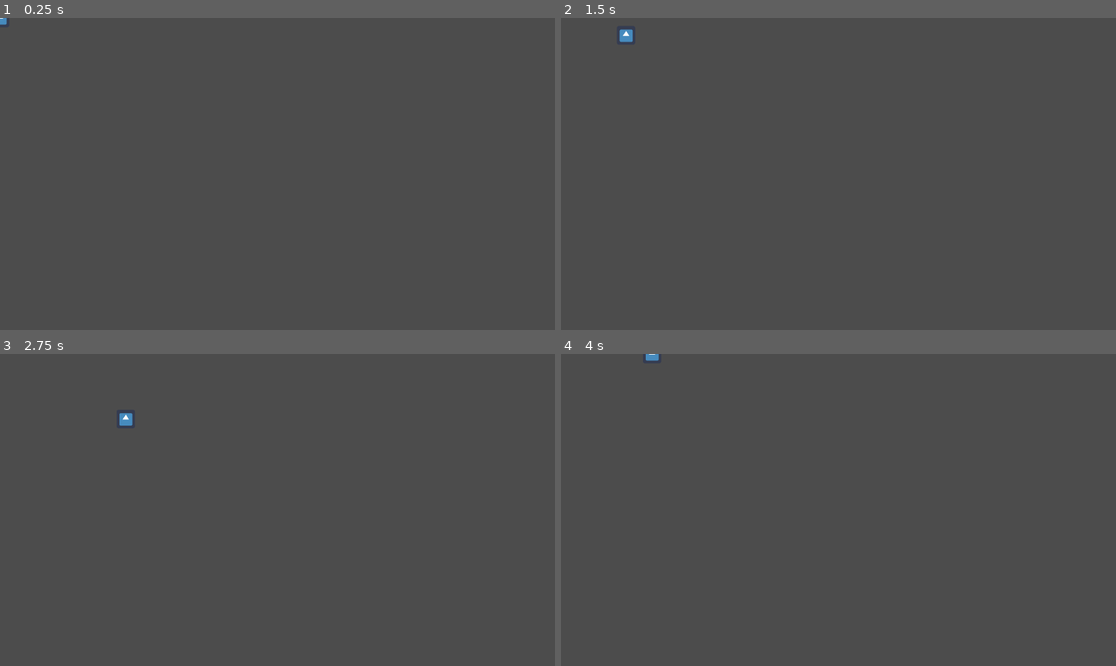
Above: before the commit, frames 1-4 (two rows, left to right).
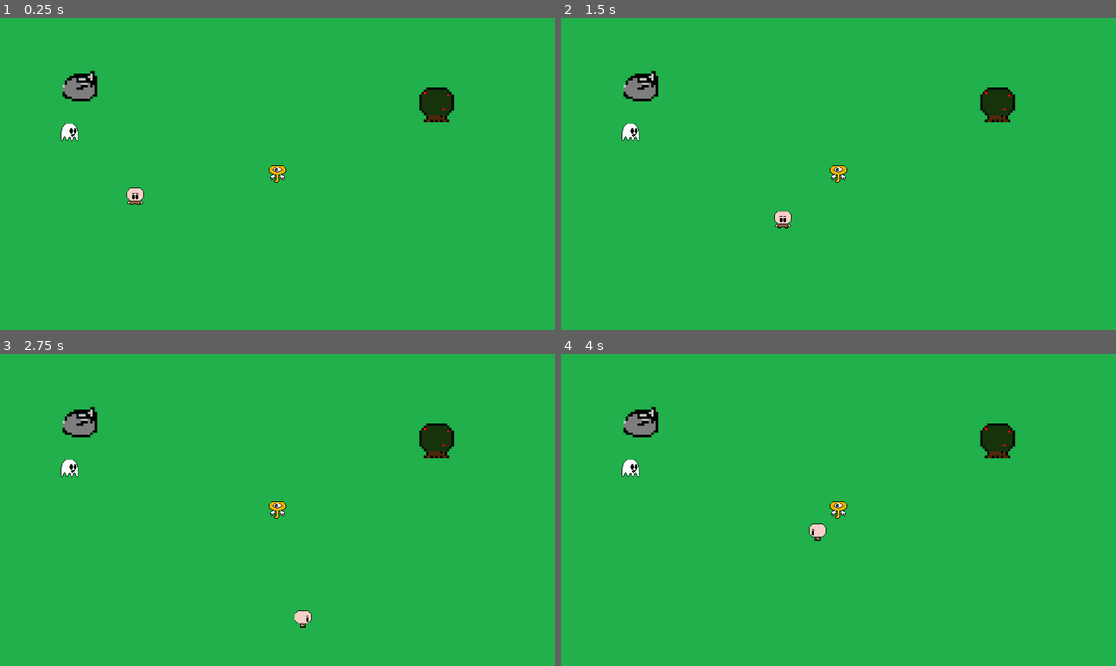
Above: after the commit, the same moments.

Repository: GameJams-fiwon123/GameD3v-OBSESSAO
Game: Godot game, scene res://Scenes/Level1.tscn
Same seed, same stepped clock (60 frames per second), same inputs: the game is played once before the commit and once after it. Before the commit the project starts from res://Scenes/Player.tscn. The engine's default icon, where the game draws it, is replaced by a stand-in: a white triangle on a blue panel in a dark square.
Inputs:
- Up to frame 1 (0.25 s): no input
- Up to frame 2 (1.5 s): tap Enter at 0.5 s; hold D (right) 0.53-1.28 s; hold S (down) from 1.28 s (still down)
- Up to frame 3 (2.75 s): release S (down) at 2.03 s; hold D (right) from 2.03 s (still down)
- Up to frame 4 (4 s): release D (right) at 2.78 s; hold W (up) 2.78-3.53 s; hold A (left) from 3.53 s (still down)

The runs differ from the first frame. In frame 1, 100% of the frame differs, in the area x 0-100%, y 0-100%; in frame 2, 100%; in frame 3, 100%; in frame 4, 100%.
Error after the commit: Invalid get index '0' (on base: 'PoolVector2Array'). (res://Scripts/Key.gd:28)

Commit message:
ghost, key and player base completed

Diff:
--- /dev/null
+++ b/obsessao/Scenes/Ghost.tscn
@@ -0,0 +1,18 @@
+[gd_scene load_steps=4 format=2]
+
+[ext_resource path="res://Scripts/Ghost.gd" type="Script" id=1]
+[ext_resource path="res://GFX/Perseguidor.png" type="Texture" id=2]
+
+[sub_resource type="RectangleShape2D" id=1]
+extents = Vector2( 12.3838, 7.53874 )
+
+[node name="Ghost" type="KinematicBody2D"]
+script = ExtResource( 1 )
+
+[node name="Sprite" type="Sprite" parent="."]
+scale = Vector2( 0.05, 0.05 )
+texture = ExtResource( 2 )
+
+[node name="CollisionShape2D" type="CollisionShape2D" parent="."]
+position = Vector2( -0.174828, 5.24472 )
+shape = SubResource( 1 )
--- /dev/null
+++ b/obsessao/Scenes/Key.tscn
@@ -0,0 +1,18 @@
+[gd_scene load_steps=4 format=2]
+
+[ext_resource path="res://Scripts/Key.gd" type="Script" id=1]
+[ext_resource path="res://GFX/Item_perseguido.png" type="Texture" id=2]
+
+[sub_resource type="RectangleShape2D" id=1]
+extents = Vector2( 9.30023, 10.2446 )
+
+[node name="Key" type="KinematicBody2D"]
+script = ExtResource( 1 )
+
+[node name="Sprite" type="Sprite" parent="."]
+scale = Vector2( 0.05, 0.05 )
+texture = ExtResource( 2 )
+
+[node name="CollisionShape2D" type="CollisionShape2D" parent="."]
+position = Vector2( -0.0404167, -0.351236 )
+shape = SubResource( 1 )
--- /dev/null
+++ b/obsessao/Scenes/Level1.tscn
@@ -0,0 +1,71 @@
+[gd_scene load_steps=8 format=2]
+
+[ext_resource path="res://GFX/cenario_teste.png" type="Texture" id=1]
+[ext_resource path="res://Scripts/Navigation2D.gd" type="Script" id=2]
+[ext_resource path="res://Scripts/Destinations.gd" type="Script" id=3]
+[ext_resource path="res://Scenes/Player.tscn" type="PackedScene" id=4]
+[ext_resource path="res://Scenes/Key.tscn" type="PackedScene" id=5]
+[ext_resource path="res://Scenes/Ghost.tscn" type="PackedScene" id=6]
+
+[sub_resource type="NavigationPolygon" id=1]
+vertices = PoolVector2Array( 402.823, 97.6448, 2108.87, 62.7904, 1893.56, 977.33, 199.818, 969.128 )
+polygons = [ PoolIntArray( 0, 1, 2, 3 ) ]
+outlines = [ PoolVector2Array( 402.823, 97.6448, 2108.87, 62.7904, 1893.56, 977.33, 199.818, 969.128 ) ]
+
+[node name="Level1" type="Node2D"]
+
+[node name="Background" type="Sprite" parent="."]
+texture = ExtResource( 1 )
+centered = false
+
+[node name="Navigation2D" type="Navigation2D" parent="."]
+script = ExtResource( 2 )
+
+[node name="NavigationPolygonInstance" type="NavigationPolygonInstance" parent="Navigation2D"]
+navpoly = SubResource( 1 )
+
+[node name="Destinations" type="Node2D" parent="Navigation2D"]
+script = ExtResource( 3 )
+
+[node name="Position2D" type="Position2D" parent="Navigation2D/Destinations"]
+position = Vector2( 1031.42, 274.772 )
+
+[node name="Position2D2" type="Position2D" parent="Navigation2D/Destinations"]
+position = Vector2( 1281.59, 467.523 )
+
+[node name="Position2D3" type="Position2D" parent="Navigation2D/Destinations"]
+position = Vector2( 1580.96, 326.036 )
+
+[node name="Position2D4" type="Position2D" parent="Navigation2D/Destinations"]
+position = Vector2( 1098.54, 765.352 )
+
+[node name="Position2D6" type="Position2D" parent="Navigation2D/Destinations"]
+position = Vector2( 1416.38, 798.161 )
+
+[node name="Position2D7" type="Position2D" parent="Navigation2D/Destinations"]
+position = Vector2( 1736.26, 705.887 )
+
+[node name="Position2D5" type="Position2D" parent="Navigation2D/Destinations"]
+position = Vector2( 1947.23, 242.708 )
+
+[node name="YSort" type="YSort" parent="."]
+
+[node name="Player" parent="YSort" instance=ExtResource( 4 )]
+position = Vector2( 486.711, 325.707 )
+
+[node name="Key" parent="YSort" instance=ExtResource( 5 )]
+editor/display_folded = true
+position = Vector2( 732.842, 286.845 )
+
+[node name="Camera2D" type="Camera2D" parent="YSort/Key"]
+current = true
+zoom = Vector2( 0.5, 0.5 )
+limit_left = 0
+limit_top = 0
+limit_right = 9600
+limit_bottom = 1080
+editor_draw_limits = true
+editor_draw_drag_margin = true
+
+[node name="Ghost" parent="YSort" instance=ExtResource( 6 )]
+position = Vector2( 373.042, 214.214 )
--- a/obsessao/Scenes/Player.tscn
+++ b/obsessao/Scenes/Player.tscn
@@ -1,10 +1,45 @@
-[gd_scene load_steps=3 format=2]
+[gd_scene load_steps=8 format=2]
 
 [ext_resource path="res://Scripts/Player.gd" type="Script" id=1]
-[ext_resource path="res://icon.png" type="Texture" id=2]
+[ext_resource path="res://GFX/Personagem_RIGHT.png" type="Texture" id=2]
+[ext_resource path="res://GFX/Personagem_LEFT.png" type="Texture" id=3]
+[ext_resource path="res://GFX/Personagem_UP.png" type="Texture" id=4]
+[ext_resource path="res://GFX/Personagem_DOWN.png" type="Texture" id=5]
+
+[sub_resource type="SpriteFrames" id=1]
+animations = [ {
+"frames": [ ExtResource( 2 ) ],
+"loop": true,
+"name": "right",
+"speed": 5.0
+}, {
+"frames": [ ExtResource( 3 ) ],
+"loop": true,
+"name": "left",
+"speed": 5.0
+}, {
+"frames": [ ExtResource( 4 ) ],
+"loop": true,
+"name": "up",
+"speed": 5.0
+}, {
+"frames": [ ExtResource( 5 ) ],
+"loop": true,
+"name": "down",
+"speed": 5.0
+} ]
+
+[sub_resource type="RectangleShape2D" id=2]
+extents = Vector2( 9.21014, 10.5714 )
 
 [node name="Player" type="KinematicBody2D"]
 script = ExtResource( 1 )
 
-[node name="Sprite" type="Sprite" parent="."]
-texture = ExtResource( 2 )
+[node name="AnimatedSprite" type="AnimatedSprite" parent="."]
+scale = Vector2( 0.05, 0.05 )
+frames = SubResource( 1 )
+animation = "down"
+
+[node name="CollisionShape2D" type="CollisionShape2D" parent="."]
+position = Vector2( -0.209343, 3.87292 )
+shape = SubResource( 2 )
--- /dev/null
+++ b/obsessao/Scripts/Destinations.gd
@@ -0,0 +1,13 @@
+extends Node2D
+
+# Declare member variables here. Examples:
+# var a = 2
+# var b = "text"
+
+# Called when the node enters the scene tree for the first time.
+func _ready():
+	Global.destinations = self
+
+# Called every frame. 'delta' is the elapsed time since the previous frame.
+#func _process(delta):
+#	pass
--- /dev/null
+++ b/obsessao/Scripts/Ghost.gd
@@ -0,0 +1,50 @@
+extends KinematicBody2D
+
+var speed = 300
+
+var motion = Vector2()
+var possible_destination = []
+var path = []
+var destination = Vector2()
+
+export var walk_slowdown = 0.5
+export var nav_stop_treshold = 5
+
+onready var navigation = Global.navigation
+onready var available_destinations = Global.destinations
+
+onready var player = Global.player
+
+# Called when the node enters the scene tree for the first time.
+func _ready():
+	possible_destination = available_destinations.get_children()
+	make_path()
+
+func _process(delta):
+	navigate()
+
+func navigate():
+	var distance_to_destination = position.distance_to(path[0])
+	destination = path[0]
+
+	if distance_to_destination > nav_stop_treshold:
+		move()
+	else:
+		update_path()
+
+func move():
+	motion = (destination-position).normalized() * (speed * walk_slowdown)
+
+	if is_on_wall():
+		make_path()
+
+	move_and_slide(motion)
+
+func make_path():
+	path = navigation.get_simple_path(global_position, player.global_position, false)
+
+func update_path():
+	if path.size() == 1:
+		make_path()
+	else:
+		path.remove(0)
--- /dev/null
+++ b/obsessao/Scripts/Global.gd
@@ -0,0 +1,6 @@
+extends Node
+
+var player
+var key
+var navigation
+var destinations
--- /dev/null
+++ b/obsessao/Scripts/Key.gd
@@ -0,0 +1,55 @@
+extends KinematicBody2D
+
+var speed = 300
+
+var motion = Vector2()
+var possible_destination = []
+var path = []
+var destination = Vector2()
+
+export var walk_slowdown = 0.5
+export var nav_stop_treshold = 5
+
+var index = 0
+
+onready var navigation = Global.navigation
+onready var available_destinations = Global.destinations
+
+# Called when the node enters the scene tree for the first time.
+func _ready():
+	Global.key = self
+	possible_destination = available_destinations.get_children()
+	make_path()
+
+func _process(delta):
+	navigate()
+
+func navigate():
+	var distance_to_destination = position.distance_to(path[0])
+	destination = path[0]
+
+	if distance_to_destination > nav_stop_treshold:
+		move()
+	else:
+		update_path()
+
+func move():
+	motion = (destination-position).normalized() * (speed * walk_slowdown)
+
+	if is_on_wall():
+		make_path()
+
+	move_and_slide(motion)
+
+func make_path():
+	if index < available_destinations.get_child_count():
+		var next_destination = possible_destination[index]
+		index += 1
+
+		path = navigation.get_simple_path(global_position, next_destination.global_position, false)
+
+func update_path():
+	if path.size() == 1:
+		make_path()
+	else:
+		path.remove(0)
--- /dev/null
+++ b/obsessao/Scripts/Navigation2D.gd
@@ -0,0 +1,6 @@
+extends Navigation2D
+
+
+# Called when the node enters the scene tree for the first time.
+func _ready():
+	Global.navigation = self
--- a/obsessao/Scripts/Player.gd
+++ b/obsessao/Scripts/Player.gd
@@ -1,11 +1,13 @@
 extends KinematicBody2D
 
+onready var sprite = $AnimatedSprite
+
 var motion = Vector2()
-var speed = 300
+var speed = 200
 
 # Called when the node enters the scene tree for the first time.
 func _ready():
-	pass # Replace with function body.
+	Global.player = self
 
 # Called every frame. 'delta' is the elapsed time since the previous frame.
 func _process(delta):
@@ -15,14 +17,18 @@
 func move():
 	if Input.is_action_pressed("right"):
 		motion.x = 1
+		sprite.play("right")
 	elif Input.is_action_pressed("left"):
 		motion.x = -1
+		sprite.play("left")
 	else:
 		motion.x = 0
 
 	if Input.is_action_pressed("down"):
 		motion.y = 1
+		sprite.play("down")
 	elif Input.is_action_pressed("up"):
 		motion.y = -1
+		sprite.play("up")
 	else:
 		motion.y = 0
--- a/obsessao/project.godot
+++ b/obsessao/project.godot
@@ -16,8 +16,12 @@
 [application]
 
 config/name="Obsessao"
-run/main_scene="res://Scenes/Player.tscn"
+run/main_scene="res://Scenes/Level1.tscn"
 config/icon="res://icon.png"
+
+[autoload]
+
+Global="*res://Scripts/Global.gd"
 
 [display]
 
Binary file added: obsessao/GFX/Buraco.png
Not shown, added: obsessao/GFX/Buraco.png.import
Binary file added: obsessao/GFX/Item_perseguido.png
Not shown, added: obsessao/GFX/Item_perseguido.png.import
Binary file added: obsessao/GFX/Perseguidor.png
Not shown, added: obsessao/GFX/Perseguidor.png.import
Binary file added: obsessao/GFX/Personagem_DOWN.png
Not shown, added: obsessao/GFX/Personagem_DOWN.png.import
Binary file added: obsessao/GFX/Personagem_LEFT.png
Not shown, added: obsessao/GFX/Personagem_LEFT.png.import
Binary file added: obsessao/GFX/Personagem_RIGHT.png
Not shown, added: obsessao/GFX/Personagem_RIGHT.png.import
(and 6 more such lines)
